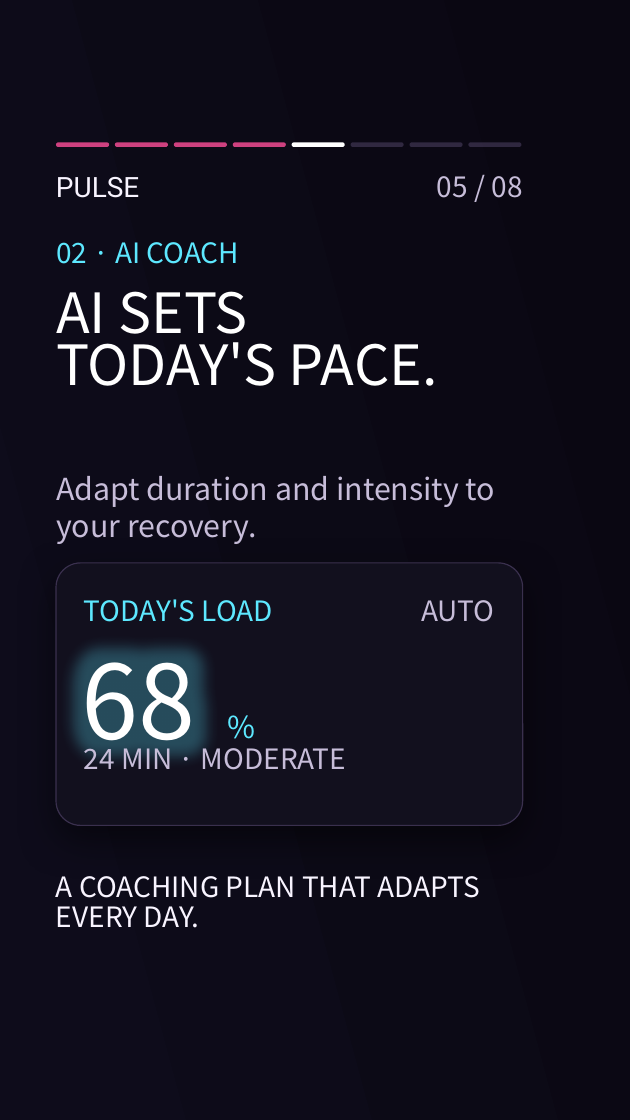
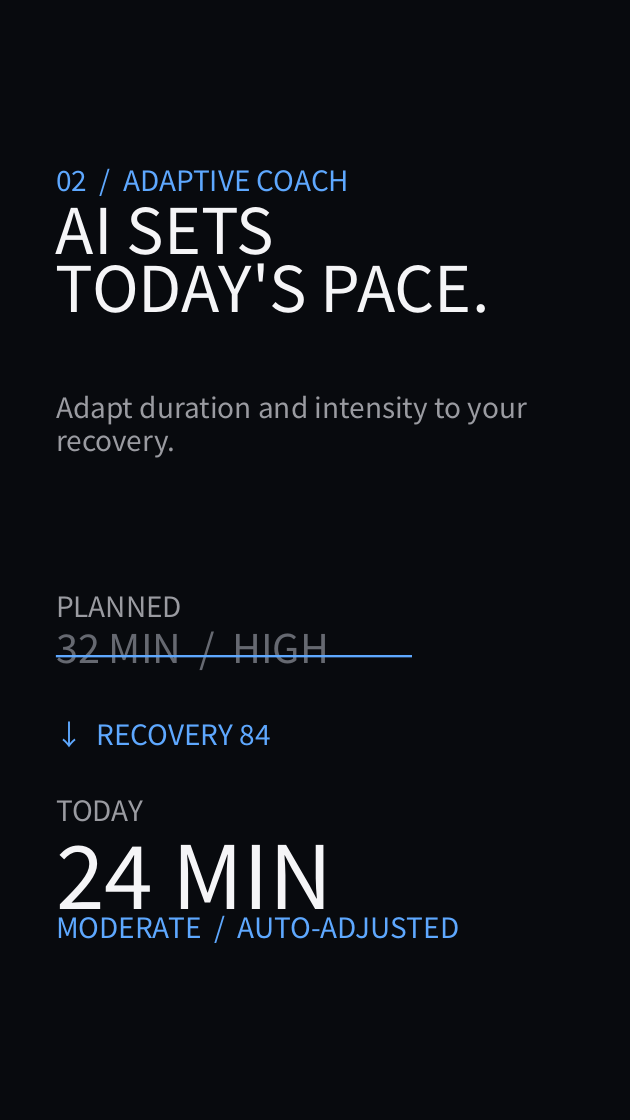
Before and after one commit to sjquant/quickthumb, a slide deck: slide 5 of examples/product_hype_reel.pptx. Drawn at 630x1120 pixels with LibreOffice and Linux fonts; fonts in the diff are those of the drawing; background and template pictures are left out; a plain dark background stands for a picture behind light text. Boxes give left, top, right and bottom in pixels: in the first picture for what was removed or moved away, otherwise in the second. Text is boxed around its words. In the diff, an @@ line names an element or a change of style, - is before the commit and + after.

```diff
--- a/examples/product_hype_reel.pptx
+++ b/examples/product_hype_reel.pptx
@@ background picture (left out) to #FFFFFF @@
@@ rectangle at (0, 0, 630, 1120): fill gradient #0A0712 to #0E0C1B to #080A0E @@
@@ rounded rectangle removed at (56, 142, 109, 147) @@
@@ rounded rectangle removed at (115, 142, 168, 147) @@
@@ rounded rectangle removed at (174, 142, 227, 147) @@
@@ rounded rectangle removed at (233, 142, 286, 147) @@
@@ rounded rectangle removed at (292, 142, 345, 147) @@
@@ rounded rectangle removed at (351, 142, 404, 147) @@
@@ rounded rectangle removed at (409, 142, 463, 147) @@
@@ rounded rectangle removed at (468, 142, 521, 147) @@
@@ text at (56, 170, 349, 192): text changed; text colour #5DE8FF to #5EA8FF @@
-02 · AI COACH
+02 / ADAPTIVE COACH
@@ text removed at (56, 177, 139, 198) @@
-PULSE
@@ text removed at (437, 176, 523, 198) @@
-05 / 08
@@ text "AI SETS": place and size @@
-text "AI SETS" at (56, 291, 438, 386)
+text "AI SETS" at (56, 190, 490, 313)
@@ text "AI SETS" at (56, 190, 490, 313): size 71.2 to 81 pt, text colour #FFFFFF to #F5F5F7; line spacing 67.5pt to 75pt @@
@@ text at (56, 396, 527, 458): text changed; size 39 to 36 pt; text colour #C7BDD9 to #9A9BA1 @@
-Adapt duration and intensity to
-your recovery.
+Adapt duration and intensity to your
+recovery.
@@ rounded rectangle removed at (56, 563, 522, 825) @@
@@ text added at (56, 596, 182, 617), 36 pt, text #9A9BA1 @@
+PLANNED
@@ text removed at (84, 599, 273, 622) @@
-TODAY'S LOAD
@@ text removed at (421, 600, 495, 622) @@
-AUTO
@@ text added at (56, 633, 329, 664), 51 pt, text #666971 @@
+32 MIN / HIGH
@@ rectangle added at (56, 655, 412, 657), fill #5EA8FF @@
@@ text removed at (82, 635, 196, 766) @@
-68
@@ text removed at (227, 708, 257, 731) @@
-%
@@ text added at (97, 724, 271, 746), 36 pt, text #5EA8FF @@
+↓ RECOVERY 84
@@ text added at (56, 800, 143, 822), 36 pt, text #9A9BA1 @@
+TODAY
@@ text at (56, 820, 333, 931): text changed; size 36 to 112.5 pt; text colour #C7BDD9 to #F5F5F7 @@
-24 MIN · MODERATE
+24 MIN
@@ text removed at (56, 876, 480, 928) @@
-A COACHING PLAN THAT ADAPTS
-EVERY DAY.
@@ text added at (56, 917, 460, 939), 36 pt, text #5EA8FF @@
+MODERATE / AUTO-ADJUSTED
```
Also in this commit, not shown: 7 other slides changed, 42 other files.
